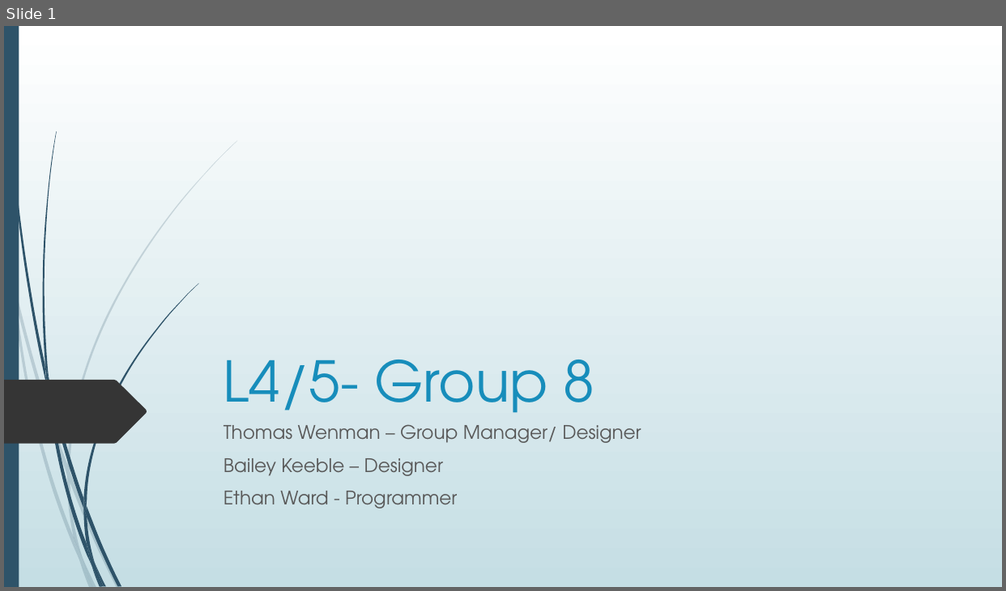
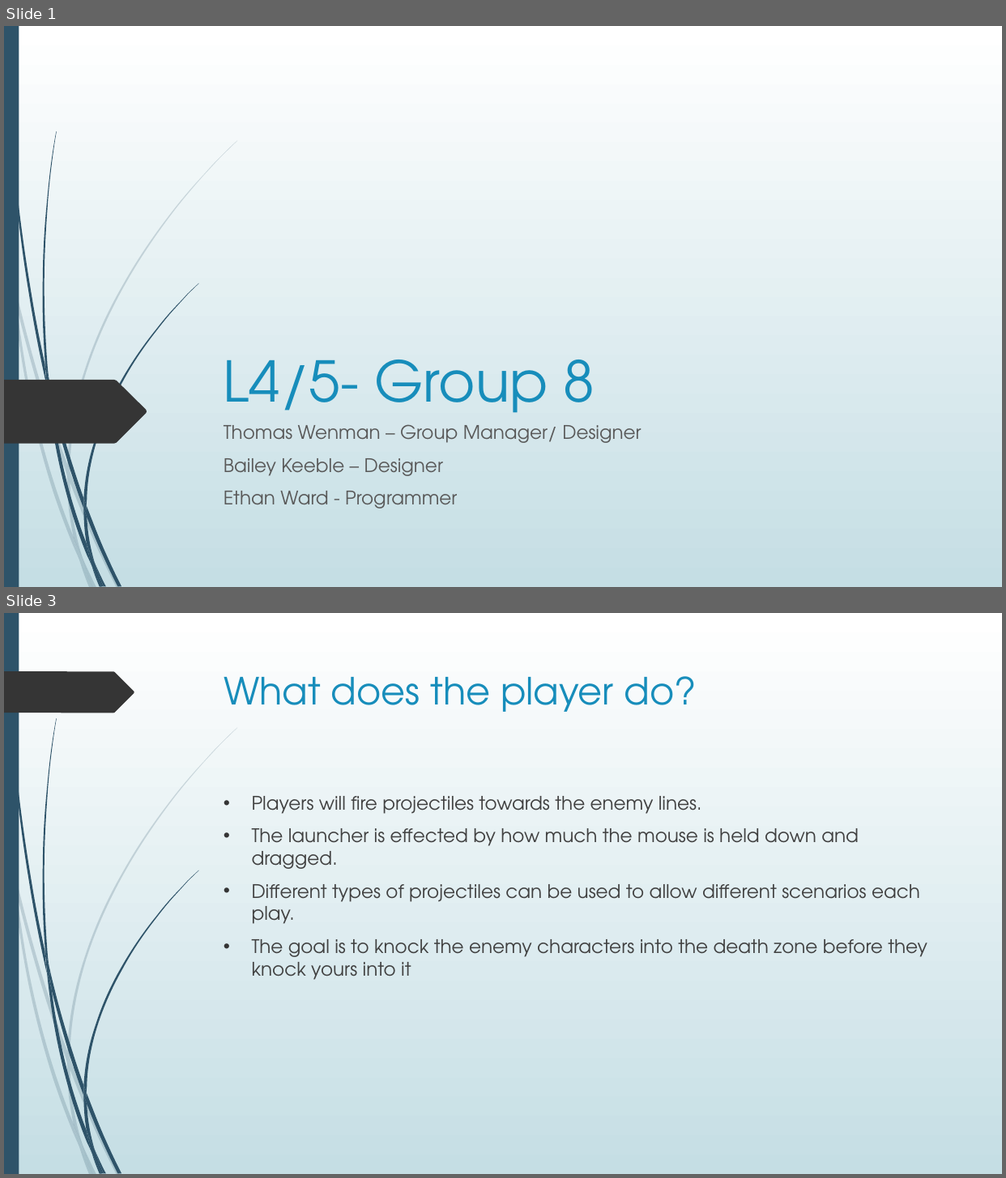
Before and after one commit to UoSGamesGroups/second-semester-s2-level-4-5-group-8, a slide deck: Presentations/First Presentation.pptx. Shown one above the other, each under a label of ours: slide 1 before the commit, slides 1 and 3 after it; the slides between them are not shown. The pictures are 1006x591 and 1006x1178 pixels, drawn with LibreOffice and Linux fonts; fonts in the diff are those of the drawing. Boxes give left, top, right and bottom in pixels: in the first picture for what was removed or moved away, otherwise in the second. Text is boxed around its words. In the diff, an @@ line names an element or a change of style, - is before the commit and + after.

```diff
--- a/Presentations/First Presentation.pptx
+++ b/Presentations/First Presentation.pptx
@@ slide 3 added at (x1=4, y1=613, x2=1002, y2=1174), background gradient #FFFFFF to #C5DEE5; not listed: 23 template elements that a slide beside it also shows @@
@@ freeform shape added at (x1=4, y1=671, x2=134, y2=713), fill #353535 @@
@@ title added at (x1=224, y1=676, x2=697, y2=712), 36 pt, text #178DBB @@
+What does the player do?
@@ text added at (x1=252, y1=796, x2=927, y2=980), 18 pt, text #404040 @@
+• Players will fire projectiles towards the enemy lines.
+• The launcher is effected by how much the mouse is held down and dragged.
+• Different types of projectiles can be used to allow different scenarios each play.
+• The goal is to knock the enemy characters into the death zone before they knock yours into it
```
Also in this commit, not shown: 2 slides changed, 7 other slides added, 3 slides removed, 1 other file.
